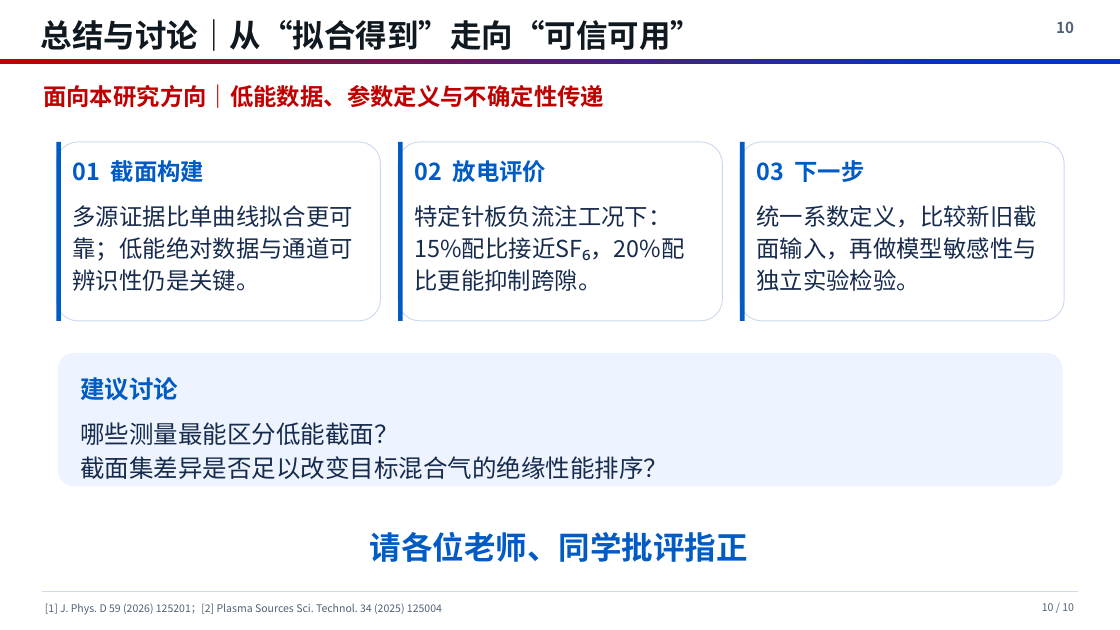
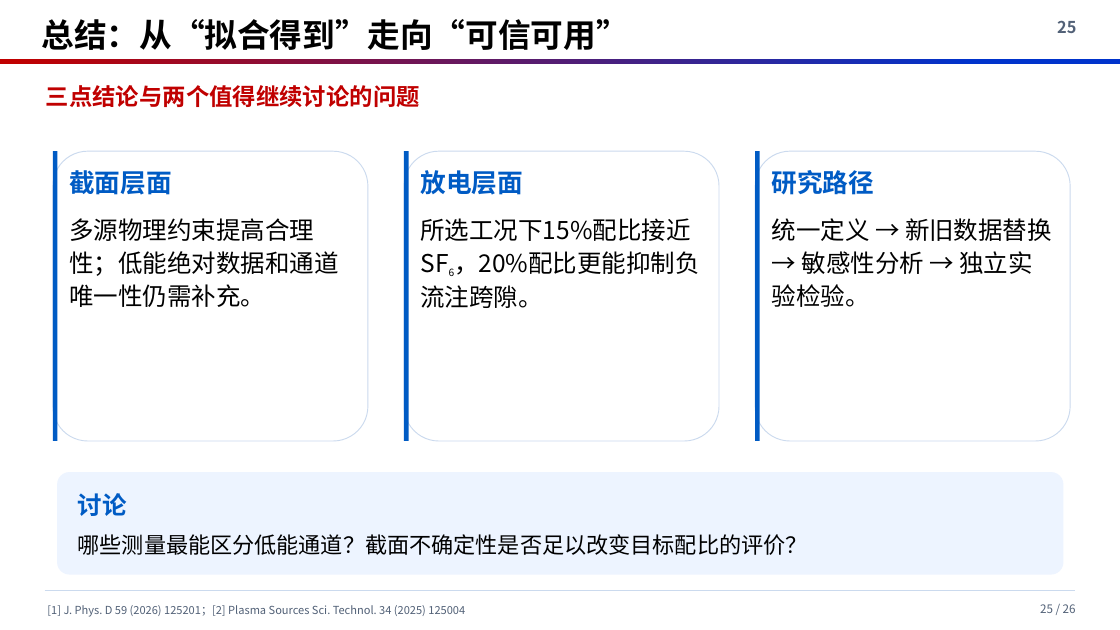
Before and after one commit to cass1223/cassbook, a slide deck: slide 25 of presentations/c4f7n/c4f7n_review.pptx (slide 10 before the commit). Drawn at 1120x630 pixels with LibreOffice and Linux fonts; fonts in the diff are those of the drawing. Boxes give left, top, right and bottom in pixels: in the first picture for what was removed or moved away, otherwise in the second. Text is boxed around its words. In the diff, an @@ line names an element or a change of style, - is before the commit and + after.

Commit message:
Expand literature review to 26 slides and fix font compatibility

```diff
--- a/presentations/c4f7n/c4f7n_review.pptx
+++ b/presentations/c4f7n/c4f7n_review.pptx
@@ text at (42,19,629,50): text changed; size 27 to 28 pt; text colour #101820 to #000000 @@
-总结与讨论｜从“拟合得到”走向“可信可用”
+总结：从“拟合得到”走向“可信可用”
@@ rectangle: place and size @@
-rectangle at (1012,0,1120,55)
+rectangle at (1008,0,1120,55)
@@ text removed at (1056,21,1074,33) @@
-10
@@ text added at (1057,20,1076,33), 14 pt, text #526177, bold @@
+25
@@ text at (46,85,420,107): text changed @@
-面向本研究方向｜低能数据、参数定义与不确定性传递
+三点结论与两个值得继续讨论的问题
@@ rounded rectangle: place and size @@
-rounded rectangle at (56,142,381,321)
+rounded rectangle at (53,151,368,441)
@@ rectangle: place and size @@
-rectangle at (56,142,61,321)
+rectangle at (53,151,58,441)
@@ text at (69,170,172,195): text changed; size 20 to 22 pt @@
-01 截面构建
+截面层面
@@ rounded rectangle: place and size @@
-rounded rectangle at (398,142,723,321)
+rounded rectangle at (404,151,719,441)
@@ rectangle: place and size @@
-rectangle at (398,142,403,321)
+rectangle at (404,151,409,441)
@@ text at (420,170,523,195): text changed; size 20 to 22 pt @@
-02 放电评价
+放电层面
@@ rounded rectangle: place and size @@
-rounded rectangle at (740,142,1065,321)
+rounded rectangle at (755,151,1070,441)
@@ rectangle: place and size @@
-rectangle at (740,142,745,321)
+rectangle at (755,151,760,441)
@@ text removed at (756,160,865,182) @@
-03 下一步
@@ text added at (772,170,875,195), 22 pt, text #005BC4, bold @@
+研究路径
@@ text at (69,218,339,307): text changed; size 20 to 21 pt; text colour #172B4D to #000000 @@
-多源证据比单曲线拟合更可靠；低能绝对数据与通道可辨识性仍是关键。
+多源物理约束提高合理性；低能绝对数据和通道唯一性仍需补充。
@@ text at (420,218,700,308): text changed; size 20 to 21 pt; text colour #172B4D to #000000 @@
-特定针板负流注工况下：15%配比接近SF₆，20%配比更能抑制跨隙。
+所选工况下15%配比接近SF6，20%配比更能抑制负流注跨隙。
@@ text at (772,218,1052,307): text changed; size 20 to 21 pt; text colour #172B4D to #000000 @@
-统一系数定义，比较新旧截面输入，再做模型敏感性与独立实验检验。
+统一定义 → 新旧数据替换 → 敏感性分析 → 独立实验检验。
@@ rounded rectangle: place and size @@
-rounded rectangle at (58,353,1063,486)
+rounded rectangle at (57,472,1064,575)
@@ text at (78,493,127,516): text changed @@
-建议讨论
+讨论
@@ text at (78,534,808,555): text changed; size 21 to 19 pt; text colour #172B4D to #000000 @@
-哪些测量最能区分低能截面？
-截面集差异是否足以改变目标混合气的绝缘性能排序？
+哪些测量最能区分低能通道？截面不确定性是否足以改变目标配比的评价？
@@ text removed at (370,532,748,562) @@
-请各位老师、同学批评指正
@@ text "[1] J. Phys. D 59 ..." at (47,605,465,617): size 9 to 9.5 pt; line spacing 1.15 to 1.12 @@
@@ text added at (1040,604,1076,613), 10 pt, text #526177 @@
+25 / 26
@@ text removed at (1042,603,1074,611) @@
-10 / 10
```
Also in this commit, not shown: 3 other slides changed, 22 slides added, 6 slides removed, 4 other files.
